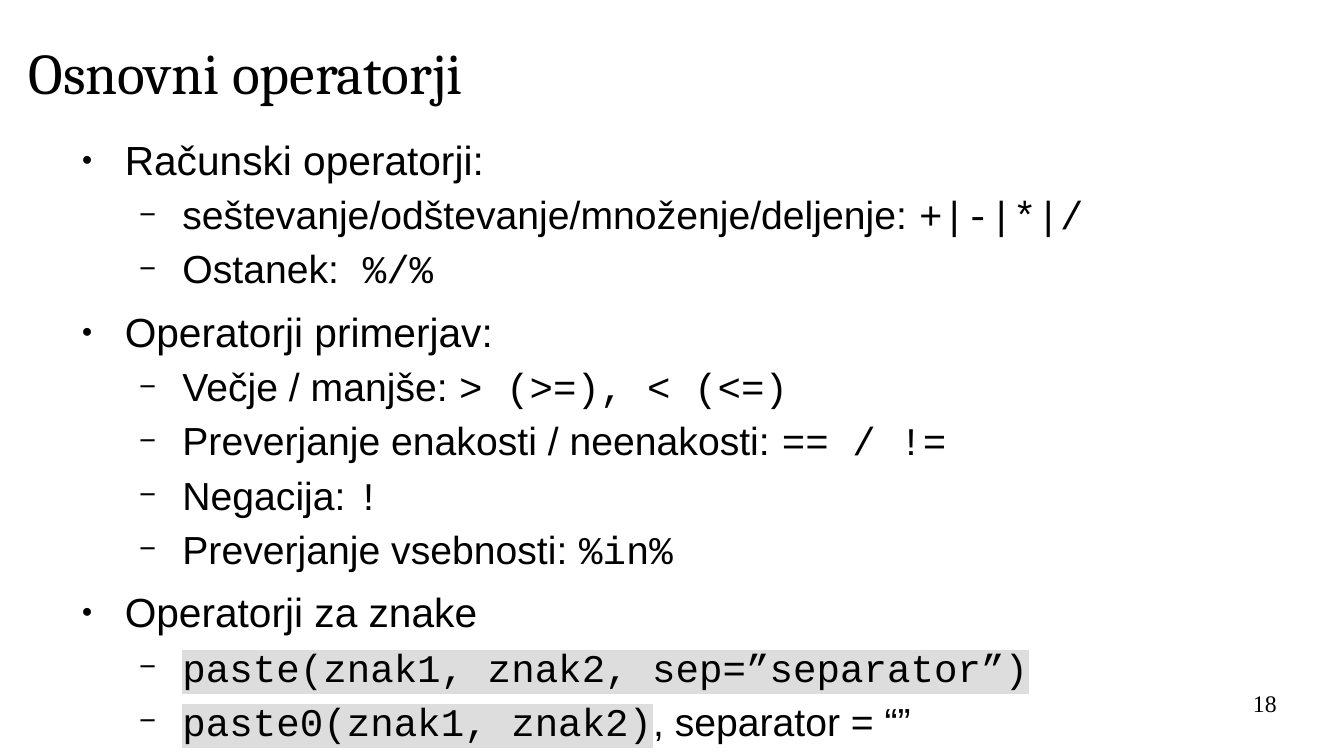
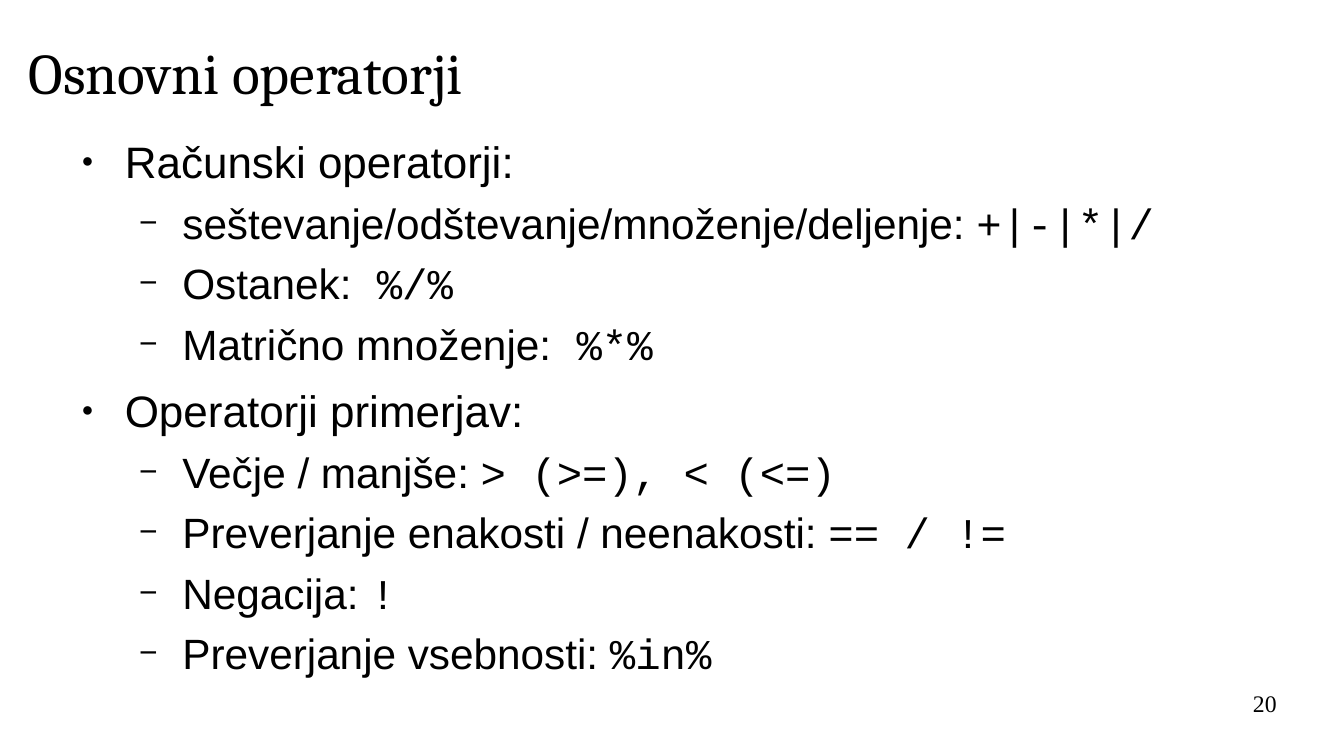
Before and after one commit to janaobsteter/R_tecaj, a slide deck: slide 20 of IT_Rtecaj.odp (slide 18 before the commit). Drawn at 1344x756 pixels with LibreOffice and Linux fonts; fonts in the diff are those of the drawing; background and template pictures are left out. Boxes give left, top, right and bottom in pixels: in the first picture for what was removed or moved away, otherwise in the second. Text is boxed around its words. In the diff, an @@ line names an element or a change of style, - is before the commit and + after.

```diff
--- a/IT_Rtecaj.odp
+++ b/IT_Rtecaj.odp
@@ text at (125, 146, 964, 677): size 24.1 to 26 pt in "Računski operatorji:", "Operatorji primerjav:"; size 23.1 to 25 pt in "seštevanje/odštevanje/množenje/deljenje: +|-|*|/", "Ostanek: %/%", "Večje / manjše: > (>=), < (<=)", "Preverjanje enakosti / neenakosti: == / !=" and 2 more places; more space between paragraphs @@
@@ text at (182, 329, 551, 368): paragraph added @@
+  − Matrično množenje: %*%
@@ text at (125, 597, 1028, 744): paragraphs removed @@
-● Operatorji za znake
-  − paste(znak1, znak2, sep=”separator”)
-  − paste0(znak1, znak2), separator = “”
@@ page number at (1253, 696, 1277, 713): text changed @@
-18
+20
```
Also in this commit, not shown: 29 other slides changed, 6 slides added.
